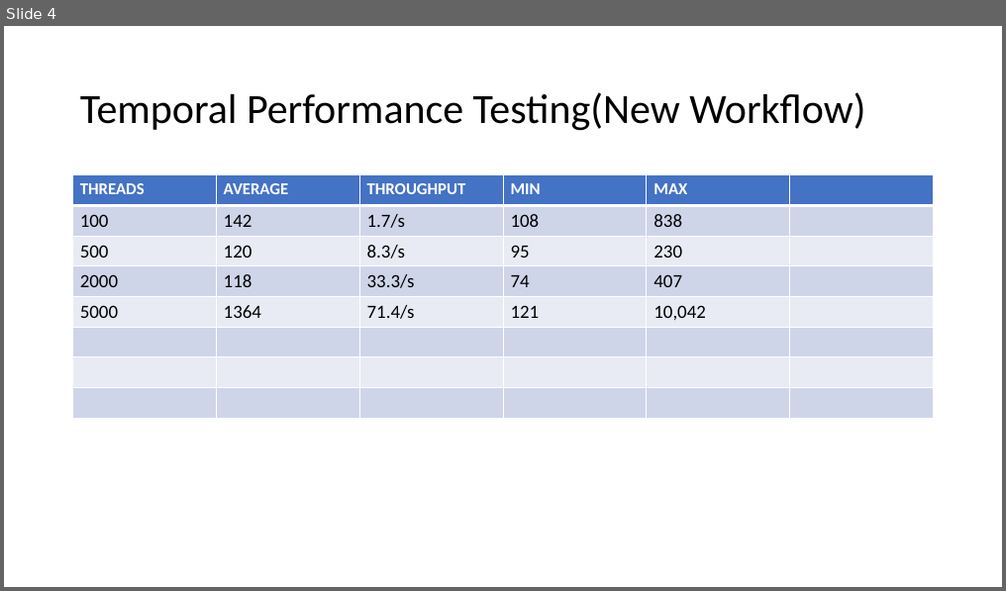
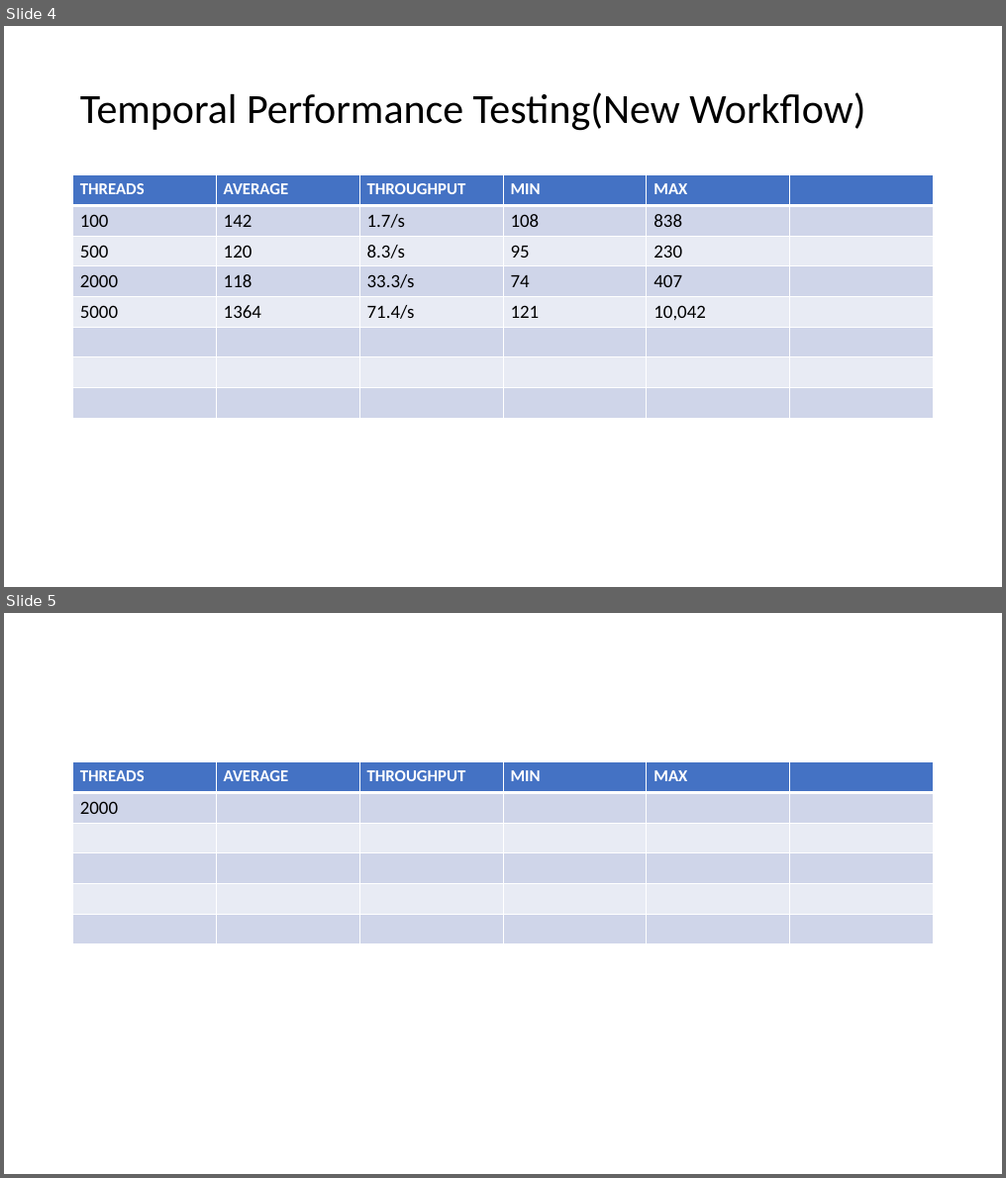
Before and after one commit to skarmanya/Temporal, a slide deck: TemporalPPT.pptx. Shown one above the other, each under a label of ours: slide 4 before the commit, slides 4 and 5 after it. The pictures are 1006x591 and 1006x1178 pixels, drawn with LibreOffice and Linux fonts; fonts in the diff are those of the drawing. Boxes give left, top, right and bottom in pixels: in the first picture for what was removed or moved away, otherwise in the second. Text is boxed around its words. In the diff, an @@ line names an element or a change of style, - is before the commit and + after.

```diff
--- a/TemporalPPT.pptx
+++ b/TemporalPPT.pptx
@@ slide 5 added at (x1=4, y1=613, x2=1002, y2=1174), background #FFFFFF @@
@@ table added at (x1=73, y1=762, x2=936, y2=945), 6 rows, 6 columns @@
+THREADS | AVERAGE | THROUGHPUT | MIN | MAX | 
+2000 |  |  |  |  | 
+ |  |  |  |  | 
+ |  |  |  |  | 
+ |  |  |  |  | 
+ |  |  |  |  | 
```
Also in this commit, not shown: 3 other files.
